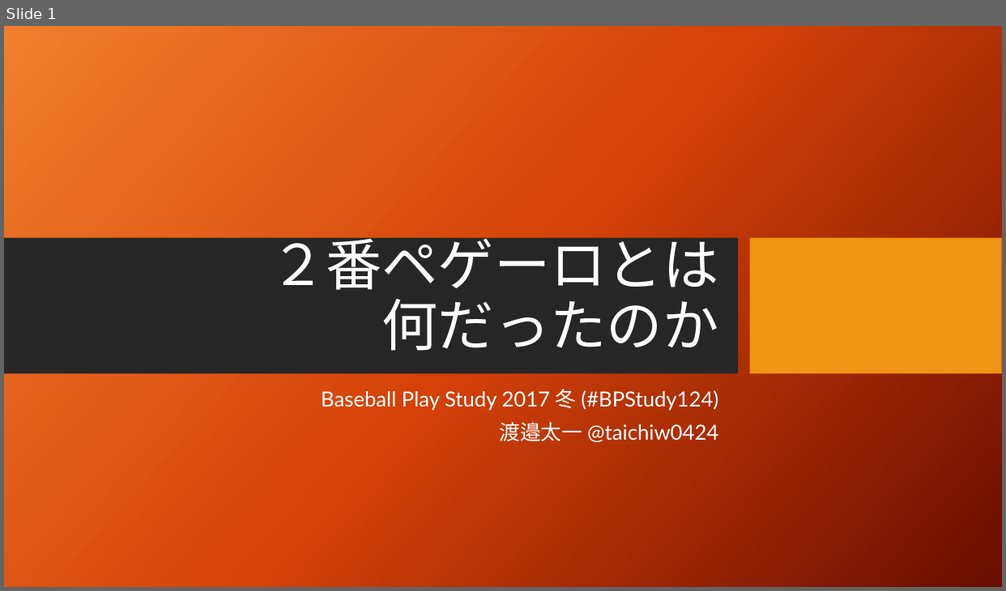
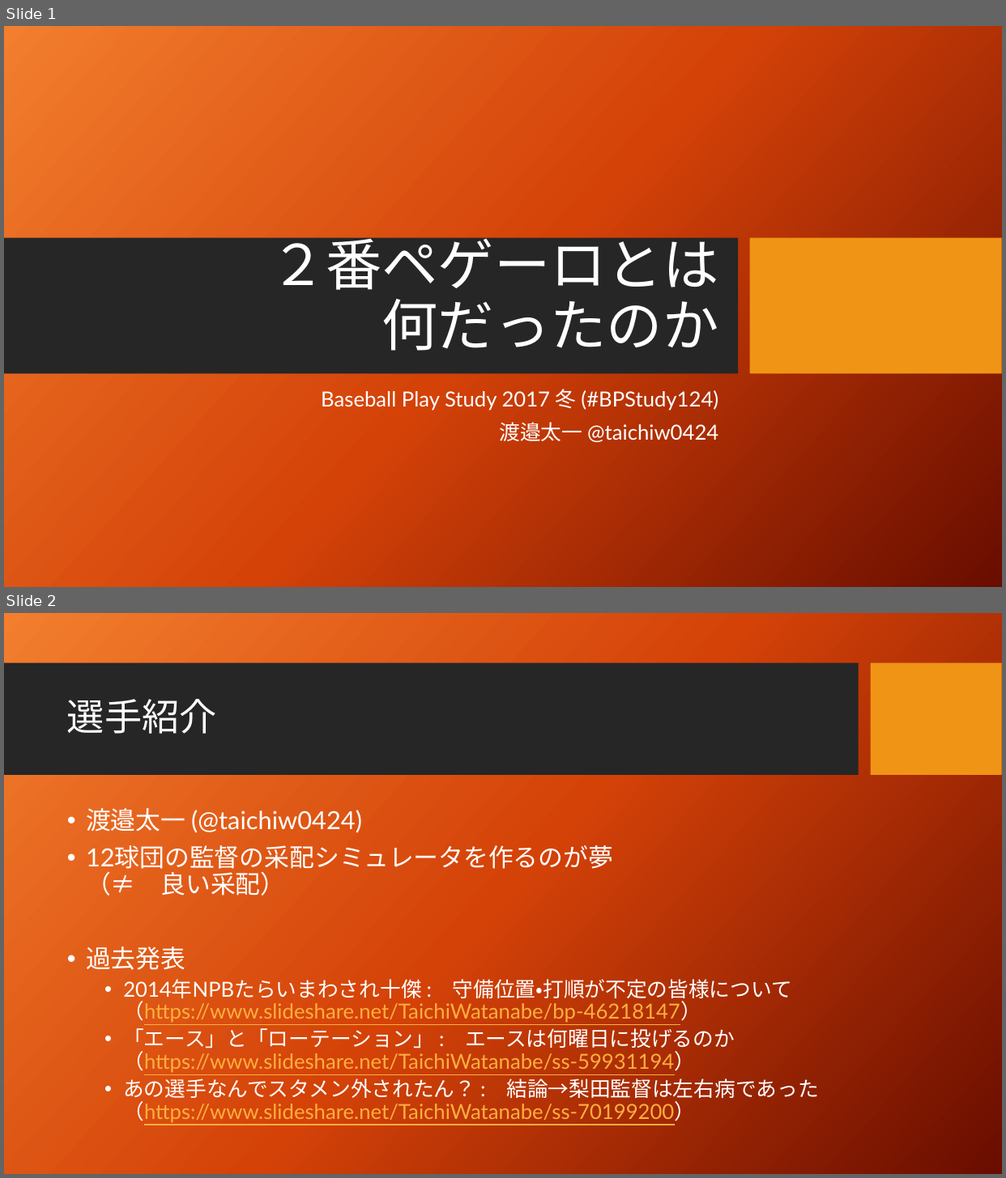
Before and after one commit to taichiw/baseball201712, a slide deck: 2番ペゲーロとは何だったのか.pptx. Shown one above the other, each under a label of ours: slide 1 before the commit, slides 1 and 2 after it. The pictures are 1006x591 and 1006x1178 pixels, drawn with LibreOffice and Linux fonts; fonts in the diff are those of the drawing; background and template pictures are left out. Boxes give left, top, right and bottom in pixels: in the first picture for what was removed or moved away, otherwise in the second. Text is boxed around its words. In the diff, an @@ line names an element or a change of style, - is before the commit and + after.

```diff
--- a/2番ペゲーロとは何だったのか.pptx
+++ b/2番ペゲーロとは何だったのか.pptx
@@ slide 2 added at <box>4,613,1002,1174</box>, background picture (left out) @@
@@ rectangle added at <box>4,663,859,776</box>, fill #262626 @@
@@ rectangle added at <box>871,663,1002,776</box>, fill #F09415 @@
@@ title added at <box>67,699,217,734</box>, 36 pt, text #FFFFFF @@
+選手紹介
@@ text added at <box>86,808,818,1125</box>, 20 pt, text #FFAE3E, underline @@
+• 渡邉太一 (@taichiw0424)
+• 12球団の監督の采配シミュレータを作るのが夢
+  （≠ 良い采配）
+• 過去発表
+  • 2014年NPBたらいまわされ十傑 : 守備位置・打順が不定の皆様について
+    （https://www.slideshare.net/TaichiWatanabe/bp-46218147）
+  • 「エース」と「ローテーション」 : エースは何曜日に投げるのか
+    （https://www.slideshare.net/TaichiWatanabe/ss-59931194）
+  • あの選手なんでスタメン外されたん？ : 結論→梨田監督は左右病であった
+    （https://www.slideshare.net/TaichiWatanabe/ss-70199200）
```
Also in this commit, not shown: 8 slides changed, 5 other slides added, 1 other file.
